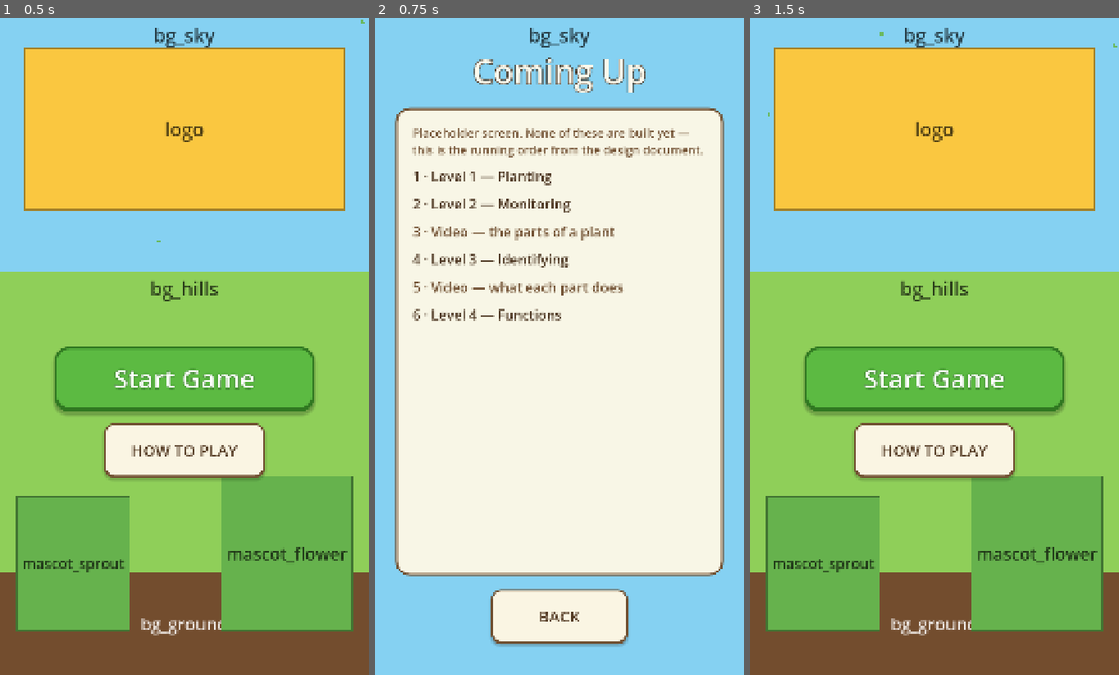
Above: before the commit, frames 1-3 (left to right).
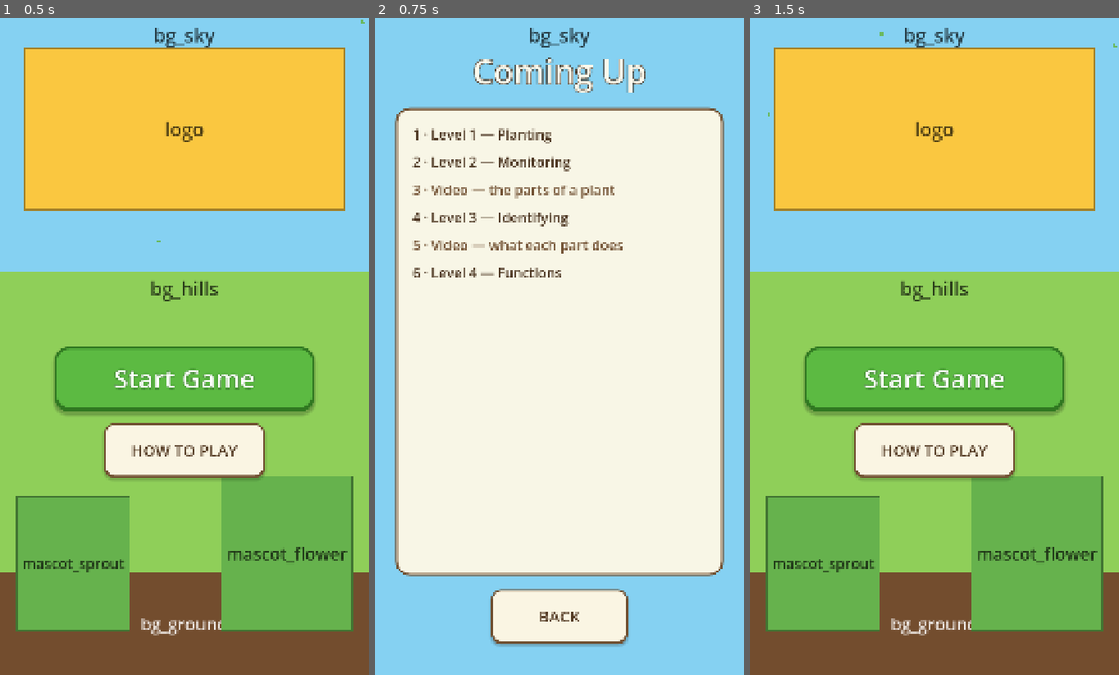
Above: after the commit, the same moments.

Repository: johannn07/know-to-grow
Game: Godot game, scene res://scenes/ui/main_menu.tscn
Same seed, same stepped clock (60 frames per second), same inputs: the game is played once before the commit and once after it.
Inputs:
- Up to frame 1 (0.5 s): no input
- Up to frame 2 (0.75 s): click "Start Game" at 0.5 s
- Up to frame 3 (1.5 s): click "BACK" at 1.25 s

Frame 1 is identical in both runs. In frame 2, 5.1% of the frame differs, in the area x 10-89%, y 16-47%; in frame 3, nothing differs.

Commit message:
setup/android export and extra notes removal

Diff:
--- a/scenes/ui/how_to_play.tscn
+++ b/scenes/ui/how_to_play.tscn
@@ -1,8 +1,8 @@
-[gd_scene load_steps=5 format=3]
+[gd_scene format=3 uid="uid://c1sll22nbsmcc"]
 
-[ext_resource type="Script" path="res://scripts/ui/sub_screen.gd" id="1_screen"]
-[ext_resource type="Script" path="res://scripts/ui/art_slot.gd" id="2_slot"]
-[ext_resource type="Theme" path="res://themes/ktg_theme.tres" id="3_theme"]
+[ext_resource type="Script" uid="uid://bg4qluthwx7dp" path="res://scripts/ui/sub_screen.gd" id="1_screen"]
+[ext_resource type="Script" uid="uid://b60e68y8t08n7" path="res://scripts/ui/art_slot.gd" id="2_slot"]
+[ext_resource type="Theme" uid="uid://ddiq5de3ppim6" path="res://themes/ktg_theme.tres" id="3_theme"]
 
 [sub_resource type="StyleBoxFlat" id="StyleBoxFlat_panel"]
 bg_color = Color(0.99, 0.97, 0.9, 0.96)
@@ -16,7 +16,7 @@
 corner_radius_bottom_right = 40
 corner_radius_bottom_left = 40
 
-[node name="HowToPlay" type="Control"]
+[node name="HowToPlay" type="Control" unique_id=2096281097]
 layout_mode = 3
 anchors_preset = 15
 anchor_right = 1.0
@@ -26,7 +26,7 @@
 theme = ExtResource("3_theme")
 script = ExtResource("1_screen")
 
-[node name="Sky" type="Control" parent="."]
+[node name="Sky" type="Control" parent="." unique_id=63774549]
 clip_contents = true
 layout_mode = 1
 anchors_preset = 15
@@ -40,112 +40,102 @@
 slot_name = "bg_sky"
 placeholder_color = Color(0.52, 0.82, 0.95, 1)
 
-[node name="Foreground" type="MarginContainer" parent="."]
+[node name="Foreground" type="MarginContainer" parent="." unique_id=1644136369]
 layout_mode = 1
 anchors_preset = 15
 anchor_right = 1.0
 anchor_bottom = 1.0
 grow_horizontal = 2
 grow_vertical = 2
-mouse_filter = 1
 theme_override_constants/margin_left = 60
 theme_override_constants/margin_top = 90
 theme_override_constants/margin_right = 60
 theme_override_constants/margin_bottom = 90
 
-[node name="Column" type="VBoxContainer" parent="Foreground"]
+[node name="Column" type="VBoxContainer" parent="Foreground" unique_id=1373126424]
 layout_mode = 2
-mouse_filter = 1
 theme_override_constants/separation = 40
 
-[node name="Title" type="Label" parent="Foreground/Column"]
+[node name="Title" type="Label" parent="Foreground/Column" unique_id=603340409]
 layout_mode = 2
 theme_type_variation = &"ScreenTitle"
 text = "How To Play"
 horizontal_alignment = 1
 
-[node name="Panel" type="PanelContainer" parent="Foreground/Column"]
+[node name="Panel" type="PanelContainer" parent="Foreground/Column" unique_id=1727384169]
 layout_mode = 2
 size_flags_vertical = 3
 theme_override_styles/panel = SubResource("StyleBoxFlat_panel")
 
-[node name="Padding" type="MarginContainer" parent="Foreground/Column/Panel"]
+[node name="Padding" type="MarginContainer" parent="Foreground/Column/Panel" unique_id=2007881114]
 layout_mode = 2
 theme_override_constants/margin_left = 44
 theme_override_constants/margin_top = 44
 theme_override_constants/margin_right = 44
 theme_override_constants/margin_bottom = 44
 
-[node name="Scroll" type="ScrollContainer" parent="Foreground/Column/Panel/Padding"]
+[node name="Scroll" type="ScrollContainer" parent="Foreground/Column/Panel/Padding" unique_id=1456318652]
 layout_mode = 2
 horizontal_scroll_mode = 0
 
-[node name="Steps" type="VBoxContainer" parent="Foreground/Column/Panel/Padding/Scroll"]
+[node name="Steps" type="VBoxContainer" parent="Foreground/Column/Panel/Padding/Scroll" unique_id=325315074]
 layout_mode = 2
 size_flags_horizontal = 3
 theme_override_constants/separation = 34
 
-[node name="Level1Heading" type="Label" parent="Foreground/Column/Panel/Padding/Scroll/Steps"]
+[node name="Level1Heading" type="Label" parent="Foreground/Column/Panel/Padding/Scroll/Steps" unique_id=1338999939]
 layout_mode = 2
 theme_type_variation = &"BodyText"
 theme_override_colors/font_color = Color(0.19, 0.47, 0.13, 1)
 theme_override_font_sizes/font_size = 48
 text = "1 · Planting"
 
-[node name="Level1Body" type="Label" parent="Foreground/Column/Panel/Padding/Scroll/Steps"]
+[node name="Level1Body" type="Label" parent="Foreground/Column/Panel/Padding/Scroll/Steps" unique_id=1542109033]
 layout_mode = 2
 theme_type_variation = &"BodyText"
 text = "Tap the correct tool or object, then drag it where it belongs."
 autowrap_mode = 3
 
-[node name="Level2Heading" type="Label" parent="Foreground/Column/Panel/Padding/Scroll/Steps"]
+[node name="Level2Heading" type="Label" parent="Foreground/Column/Panel/Padding/Scroll/Steps" unique_id=460170743]
 layout_mode = 2
 theme_type_variation = &"BodyText"
 theme_override_colors/font_color = Color(0.19, 0.47, 0.13, 1)
 theme_override_font_sizes/font_size = 48
 text = "2 · Monitoring"
 
-[node name="Level2Body" type="Label" parent="Foreground/Column/Panel/Padding/Scroll/Steps"]
+[node name="Level2Body" type="Label" parent="Foreground/Column/Panel/Padding/Scroll/Steps" unique_id=164557214]
 layout_mode = 2
 theme_type_variation = &"BodyText"
 text = "Help the plant! Drag the correct tool or basic need to fix its situation."
 autowrap_mode = 3
 
-[node name="Level3Heading" type="Label" parent="Foreground/Column/Panel/Padding/Scroll/Steps"]
+[node name="Level3Heading" type="Label" parent="Foreground/Column/Panel/Padding/Scroll/Steps" unique_id=1529689724]
 layout_mode = 2
 theme_type_variation = &"BodyText"
 theme_override_colors/font_color = Color(0.19, 0.47, 0.13, 1)
 theme_override_font_sizes/font_size = 48
 text = "3 · Identifying"
 
-[node name="Level3Body" type="Label" parent="Foreground/Column/Panel/Padding/Scroll/Steps"]
+[node name="Level3Body" type="Label" parent="Foreground/Column/Panel/Padding/Scroll/Steps" unique_id=1885376464]
 layout_mode = 2
 theme_type_variation = &"BodyText"
 text = "Look closely at the plant. Read the clue, then tap the part it describes."
 autowrap_mode = 3
 
-[node name="Level4Heading" type="Label" parent="Foreground/Column/Panel/Padding/Scroll/Steps"]
+[node name="Level4Heading" type="Label" parent="Foreground/Column/Panel/Padding/Scroll/Steps" unique_id=1234522773]
 layout_mode = 2
 theme_type_variation = &"BodyText"
 theme_override_colors/font_color = Color(0.19, 0.47, 0.13, 1)
 theme_override_font_sizes/font_size = 48
 text = "4 · Functions"
 
-[node name="Level4Body" type="Label" parent="Foreground/Column/Panel/Padding/Scroll/Steps"]
+[node name="Level4Body" type="Label" parent="Foreground/Column/Panel/Padding/Scroll/Steps" unique_id=1100527765]
 layout_mode = 2
 theme_type_variation = &"BodyText"
 text = "Drag each function card onto the plant part that does that job."
 autowrap_mode = 3
 
-[node name="NoWorries" type="Label" parent="Foreground/Column/Panel/Padding/Scroll/Steps"]
-layout_mode = 2
-theme_type_variation = &"BodyText"
-theme_override_colors/font_color = Color(0.44, 0.31, 0.19, 1)
-theme_override_font_sizes/font_size = 36
-text = "Nothing here is ever marked wrong. If a choice doesn't fit, it hops gently back so you can try again."
-autowrap_mode = 3
-
-[node name="BackButton" type="Button" parent="Foreground/Column"]
+[node name="BackButton" type="Button" parent="Foreground/Column" unique_id=874576744]
 unique_name_in_owner = true
 custom_minimum_size = Vector2(400, 160)
 layout_mode = 2
--- a/scenes/ui/level_select_stub.tscn
+++ b/scenes/ui/level_select_stub.tscn
@@ -1,14 +1,7 @@
-[gd_scene load_steps=5 format=3]
+[gd_scene format=3 uid="uid://b0kwudc4hjs1d"]
 
-; Placeholder destination for the main menu's Start Game button.
-;
-; It exists so the title screen's flow is walkable today and so nobody has to
-; guess what comes next. Replace it with the real level select (or wire Start
-; Game straight to Level 1) once the challenge screen is rebuilt — see
-; checklist.md, "Core gameplay".
-
-[ext_resource type="Script" path="res://scripts/ui/sub_screen.gd" id="1_screen"]
-[ext_resource type="Script" path="res://scripts/ui/art_slot.gd" id="2_slot"]
+[ext_resource type="Script" uid="uid://bg4qluthwx7dp" path="res://scripts/ui/sub_screen.gd" id="1_screen"]
+[ext_resource type="Script" uid="uid://b60e68y8t08n7" path="res://scripts/ui/art_slot.gd" id="2_slot"]
 [ext_resource type="Theme" path="res://themes/ktg_theme.tres" id="3_theme"]
 
 [sub_resource type="StyleBoxFlat" id="StyleBoxFlat_panel"]
@@ -23,7 +16,7 @@
 corner_radius_bottom_right = 40
 corner_radius_bottom_left = 40
 
-[node name="LevelSelectStub" type="Control"]
+[node name="LevelSelectStub" type="Control" unique_id=436885243]
 layout_mode = 3
 anchors_preset = 15
 anchor_right = 1.0
@@ -33,7 +26,7 @@
 theme = ExtResource("3_theme")
 script = ExtResource("1_screen")
 
-[node name="Sky" type="Control" parent="."]
+[node name="Sky" type="Control" parent="." unique_id=2134140961]
 clip_contents = true
 layout_mode = 1
 anchors_preset = 15
@@ -47,98 +40,88 @@
 slot_name = "bg_sky"
 placeholder_color = Color(0.52, 0.82, 0.95, 1)
 
-[node name="Foreground" type="MarginContainer" parent="."]
+[node name="Foreground" type="MarginContainer" parent="." unique_id=218926812]
 layout_mode = 1
 anchors_preset = 15
 anchor_right = 1.0
 anchor_bottom = 1.0
 grow_horizontal = 2
 grow_vertical = 2
-mouse_filter = 1
 theme_override_constants/margin_left = 60
 theme_override_constants/margin_top = 90
 theme_override_constants/margin_right = 60
 theme_override_constants/margin_bottom = 90
 
-[node name="Column" type="VBoxContainer" parent="Foreground"]
+[node name="Column" type="VBoxContainer" parent="Foreground" unique_id=249601159]
 layout_mode = 2
-mouse_filter = 1
 theme_override_constants/separation = 40
 
-[node name="Title" type="Label" parent="Foreground/Column"]
+[node name="Title" type="Label" parent="Foreground/Column" unique_id=1917706867]
 layout_mode = 2
 theme_type_variation = &"ScreenTitle"
 text = "Coming Up"
 horizontal_alignment = 1
 
-[node name="Panel" type="PanelContainer" parent="Foreground/Column"]
+[node name="Panel" type="PanelContainer" parent="Foreground/Column" unique_id=304944229]
 layout_mode = 2
 size_flags_vertical = 3
 theme_override_styles/panel = SubResource("StyleBoxFlat_panel")
 
-[node name="Padding" type="MarginContainer" parent="Foreground/Column/Panel"]
+[node name="Padding" type="MarginContainer" parent="Foreground/Column/Panel" unique_id=1498344173]
 layout_mode = 2
 theme_override_constants/margin_left = 44
 theme_override_constants/margin_top = 44
 theme_override_constants/margin_right = 44
 theme_override_constants/margin_bottom = 44
 
-[node name="Scroll" type="ScrollContainer" parent="Foreground/Column/Panel/Padding"]
+[node name="Scroll" type="ScrollContainer" parent="Foreground/Column/Panel/Padding" unique_id=1741037180]
 layout_mode = 2
 horizontal_scroll_mode = 0
 
-[node name="Steps" type="VBoxContainer" parent="Foreground/Column/Panel/Padding/Scroll"]
+[node name="Steps" type="VBoxContainer" parent="Foreground/Column/Panel/Padding/Scroll" unique_id=138802063]
 layout_mode = 2
 size_flags_horizontal = 3
 theme_override_constants/separation = 26
 
-[node name="Note" type="Label" parent="Foreground/Column/Panel/Padding/Scroll/Steps"]
-layout_mode = 2
-theme_type_variation = &"BodyText"
-theme_override_colors/font_color = Color(0.44, 0.31, 0.19, 1)
-theme_override_font_sizes/font_size = 34
-text = "Placeholder screen. None of these are built yet — this is the running order from the design document."
-autowrap_mode = 3
-
-[node name="Step1" type="Label" parent="Foreground/Column/Panel/Padding/Scroll/Steps"]
+[node name="Step1" type="Label" parent="Foreground/Column/Panel/Padding/Scroll/Steps" unique_id=1106120094]
 layout_mode = 2
 theme_type_variation = &"BodyText"
 text = "1 · Level 1 — Planting"
 autowrap_mode = 3
 
-[node name="Step2" type="Label" parent="Foreground/Column/Panel/Padding/Scroll/Steps"]
+[node name="Step2" type="Label" parent="Foreground/Column/Panel/Padding/Scroll/Steps" unique_id=1179480923]
 layout_mode = 2
 theme_type_variation = &"BodyText"
 text = "2 · Level 2 — Monitoring"
 autowrap_mode = 3
 
-[node name="Step3" type="Label" parent="Foreground/Column/Panel/Padding/Scroll/Steps"]
+[node name="Step3" type="Label" parent="Foreground/Column/Panel/Padding/Scroll/Steps" unique_id=971746034]
 layout_mode = 2
 theme_type_variation = &"BodyText"
 theme_override_colors/font_color = Color(0.44, 0.31, 0.19, 1)
 text = "3 · Video — the parts of a plant"
 autowrap_mode = 3
 
-[node name="Step4" type="Label" parent="Foreground/Column/Panel/Padding/Scroll/Steps"]
+[node name="Step4" type="Label" parent="Foreground/Column/Panel/Padding/Scroll/Steps" unique_id=1740290629]
 layout_mode = 2
 theme_type_variation = &"BodyText"
 text = "4 · Level 3 — Identifying"
 autowrap_mode = 3
 
-[node name="Step5" type="Label" parent="Foreground/Column/Panel/Padding/Scroll/Steps"]
+[node name="Step5" type="Label" parent="Foreground/Column/Panel/Padding/Scroll/Steps" unique_id=924748959]
 layout_mode = 2
 theme_type_variation = &"BodyText"
 theme_override_colors/font_color = Color(0.44, 0.31, 0.19, 1)
 text = "5 · Video — what each part does"
 autowrap_mode = 3
 
-[node name="Step6" type="Label" parent="Foreground/Column/Panel/Padding/Scroll/Steps"]
+[node name="Step6" type="Label" parent="Foreground/Column/Panel/Padding/Scroll/Steps" unique_id=1710370253]
 layout_mode = 2
 theme_type_variation = &"BodyText"
 text = "6 · Level 4 — Functions"
 autowrap_mode = 3
 
-[node name="BackButton" type="Button" parent="Foreground/Column"]
+[node name="BackButton" type="Button" parent="Foreground/Column" unique_id=819865696]
 unique_name_in_owner = true
 custom_minimum_size = Vector2(400, 160)
 layout_mode = 2
--- a/themes/ktg_theme.tres
+++ b/themes/ktg_theme.tres
@@ -1,16 +1,4 @@
-[gd_resource type="Theme" load_steps=6 format=3]
-
-; Know To Grow — shared UI theme.
-;
-; Colours here stand in for the real art direction and are safe to restyle once
-; the illustrated button frames arrive: replace a StyleBoxFlat with a
-; StyleBoxTexture and every button in the game follows.
-;
-; Sizing rule (see Phase 8 of the setup guide): interactive controls are at
-; least 160 px tall at the 1080-wide design resolution — roughly 1 cm on a
-; phone, which is what a five-year-old's thumb actually needs.
-
-[sub_resource type="StyleBoxEmpty" id="StyleBoxEmpty_focus"]
+[gd_resource type="Theme" format=3 uid="uid://ddiq5de3ppim6"]
 
 [sub_resource type="StyleBoxFlat" id="StyleBoxFlat_secondary_normal"]
 content_margin_left = 44.0
@@ -30,6 +18,8 @@
 shadow_color = Color(0, 0, 0, 0.16)
 shadow_size = 6
 shadow_offset = Vector2(0, 5)
+
+[sub_resource type="StyleBoxEmpty" id="StyleBoxEmpty_focus"]
 
 [sub_resource type="StyleBoxFlat" id="StyleBoxFlat_secondary_pressed"]
 content_margin_left = 44.0
@@ -84,6 +74,10 @@
 
 [resource]
 default_font_size = 44
+BodyText/base_type = &"Label"
+BodyText/colors/font_color = Color(0.29, 0.2, 0.12, 1)
+BodyText/constants/outline_size = 0
+BodyText/font_sizes/font_size = 40
 Button/colors/font_color = Color(0.32, 0.22, 0.13, 1)
 Button/colors/font_focus_color = Color(0.32, 0.22, 0.13, 1)
 Button/colors/font_hover_color = Color(0.32, 0.22, 0.13, 1)
@@ -113,7 +107,3 @@
 PrimaryButton/styles/pressed = SubResource("StyleBoxFlat_primary_pressed")
 ScreenTitle/base_type = &"Label"
 ScreenTitle/font_sizes/font_size = 96
-BodyText/base_type = &"Label"
-BodyText/colors/font_color = Color(0.29, 0.2, 0.12, 1)
-BodyText/constants/outline_size = 0
-BodyText/font_sizes/font_size = 40
Not shown, changed: export_presets.cfg
